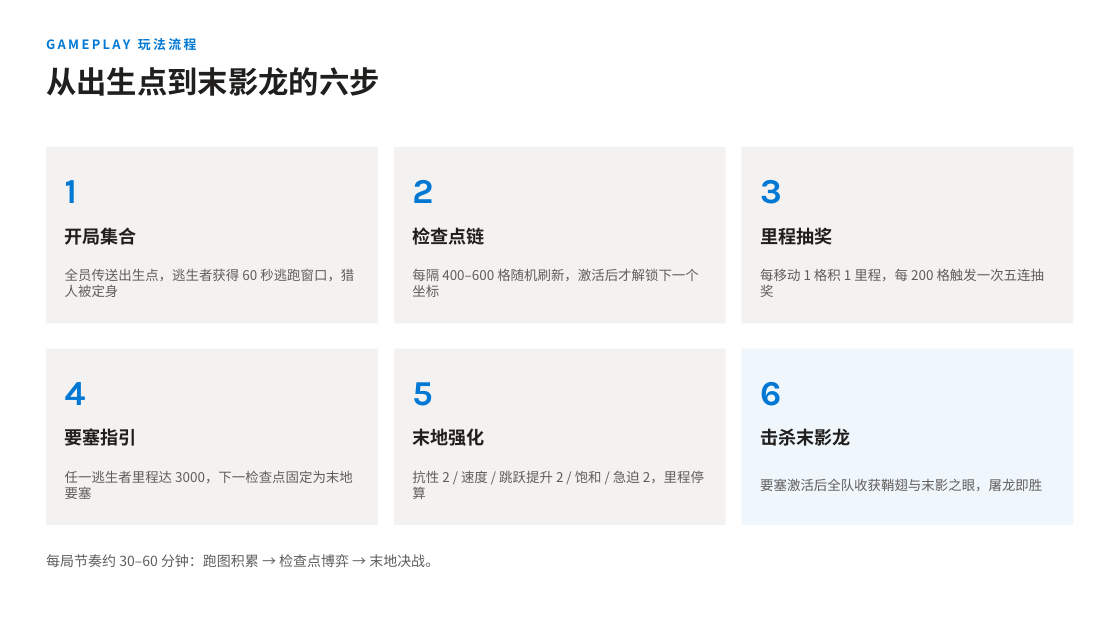
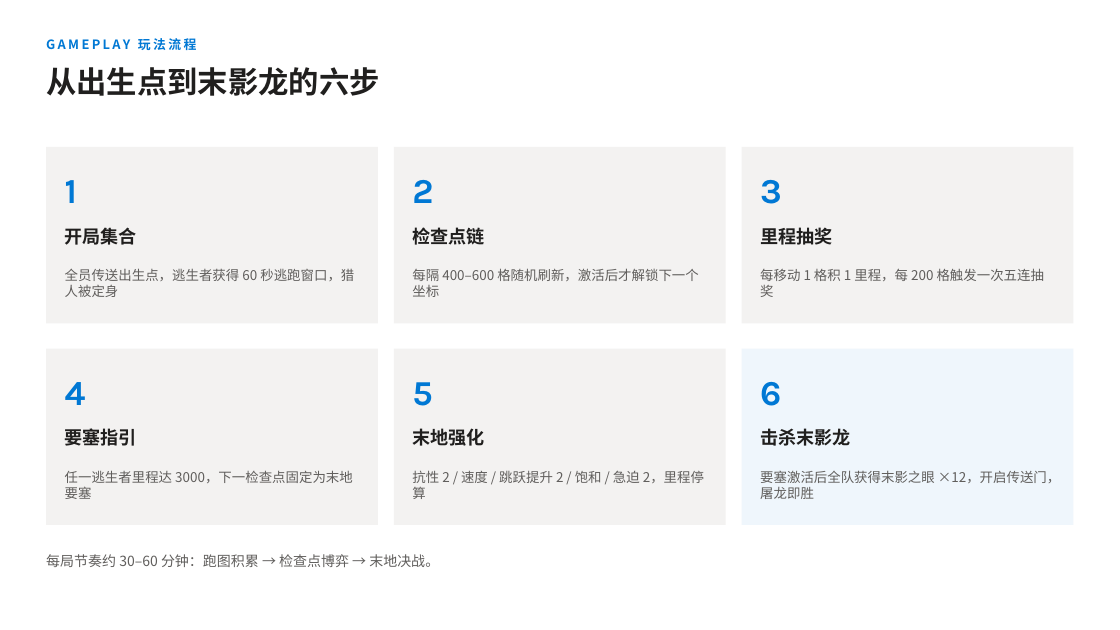
Before and after one commit to TakaraMiyuki/Manhunt, a slide deck: slide 4 of docs/Manhunt模组宣传.pptx. Drawn at 1120x630 pixels with LibreOffice and Linux fonts; fonts in the diff are those of the drawing. Boxes give left, top, right and bottom in pixels: in the first picture for what was removed or moved away, otherwise in the second. Text is boxed around its words. In the diff, an @@ line names an element or a change of style, - is before the commit and + after.

Commit message:
要塞检查点仅发放末影之眼 ×12（鞘翅移至抽奖池低概率获取）；同步文档与宣传 PPT

```diff
--- a/docs/Manhunt模组宣传.pptx
+++ b/docs/Manhunt模组宣传.pptx
@@ text at box(760, 470, 1060, 499): text changed @@
-要塞激活后全队收获鞘翅与末影之眼，屠龙即胜
+要塞激活后全队获得末影之眼 ×12，开启传送门，屠龙即胜
```
Also in this commit, not shown: 1 other slide changed, 3 other files.
